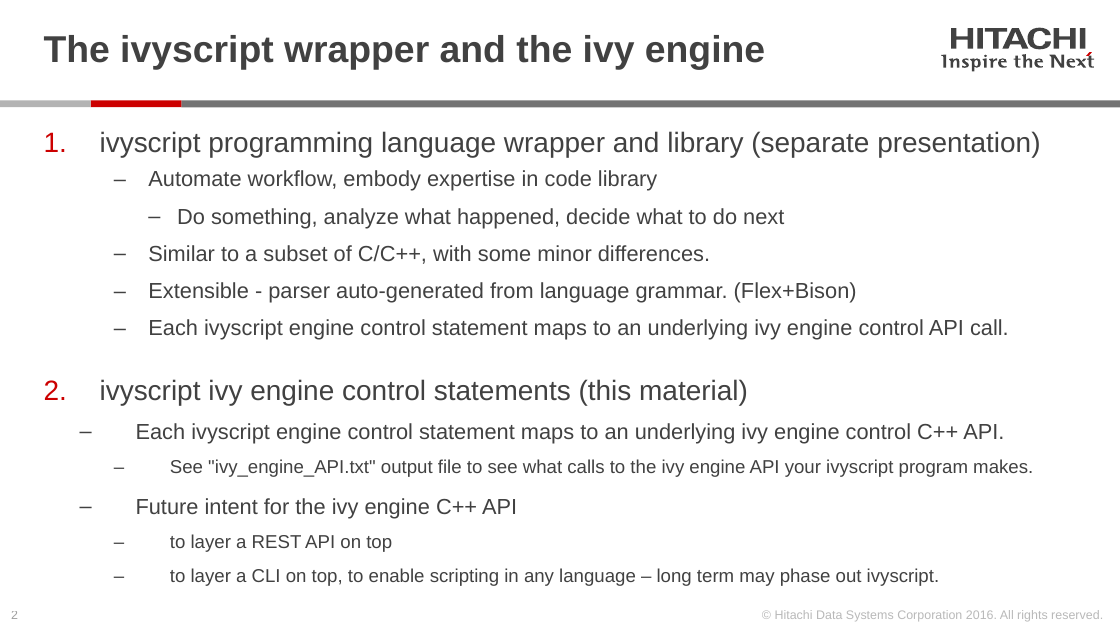
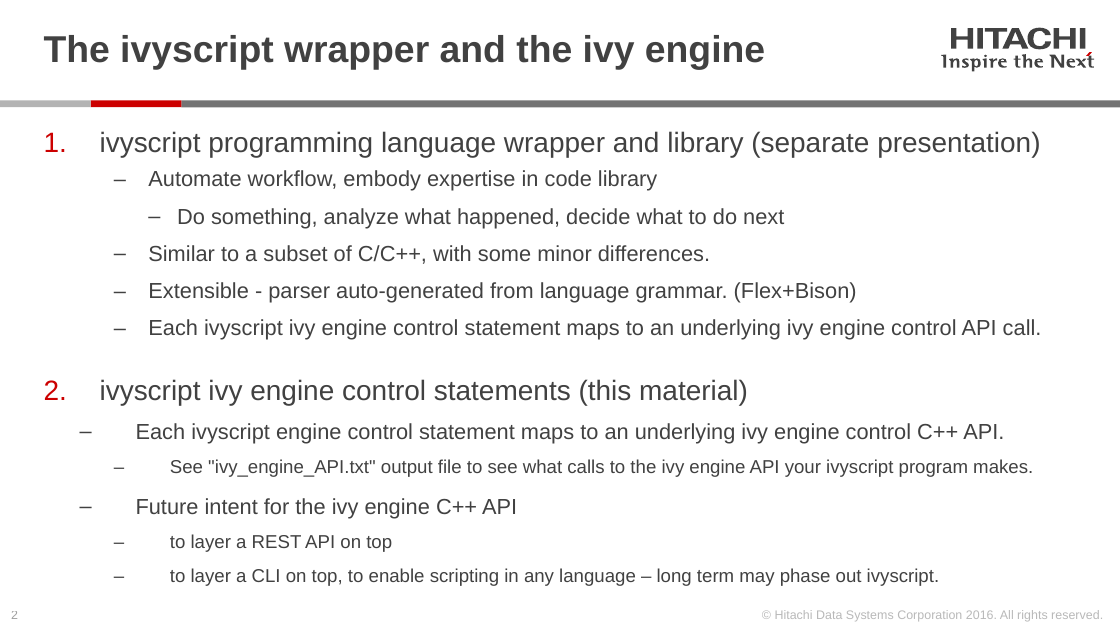
Before and after one commit to Hitachi-Data-Systems/ivy, a slide deck: slide 2 of doc/Programming the ivy engine.pptx. Drawn at 1120x630 pixels with LibreOffice and Linux fonts; fonts in the diff are those of the drawing. Boxes give left, top, right and bottom in pixels: in the first picture for what was removed or moved away, otherwise in the second. Text is boxed around its words. In the diff, an @@ line names an element or a change of style, - is before the commit and + after.

```diff
--- a/doc/Programming the ivy engine.pptx
+++ b/doc/Programming the ivy engine.pptx
@@ text at [148, 319, 1042, 340]: text changed @@
-    ‒ Each ivyscript engine control statement maps to an underlying ivy engine control API call.
+    ‒ Each ivyscript ivy engine control statement maps to an underlying ivy engine control API call.
```
Also in this commit, not shown: 4 other slides changed, 3 slides added, 10 other files.
